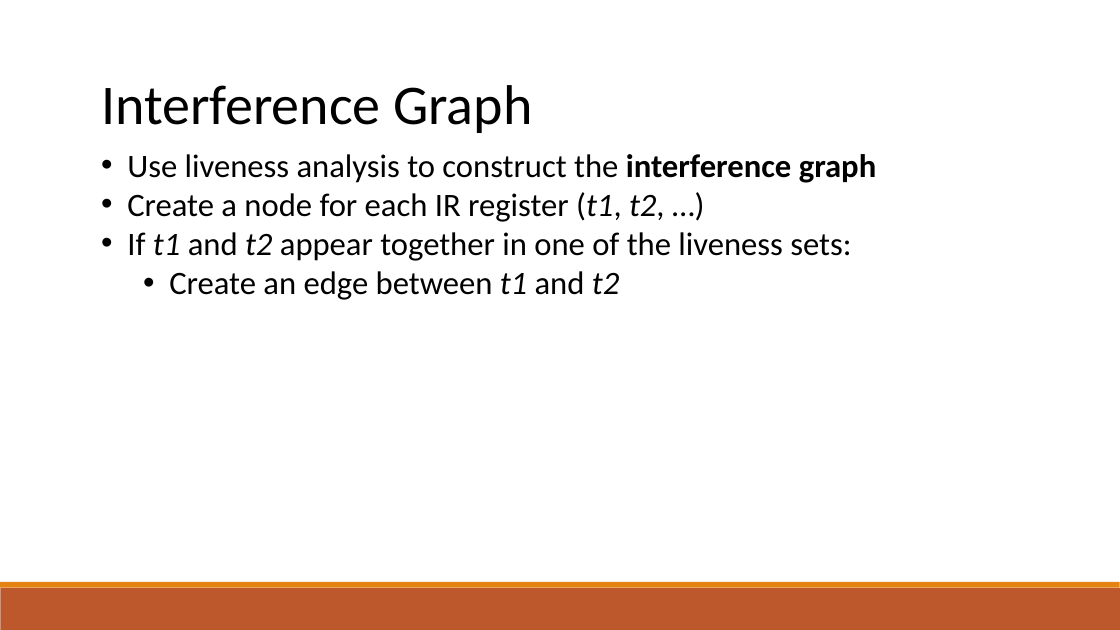
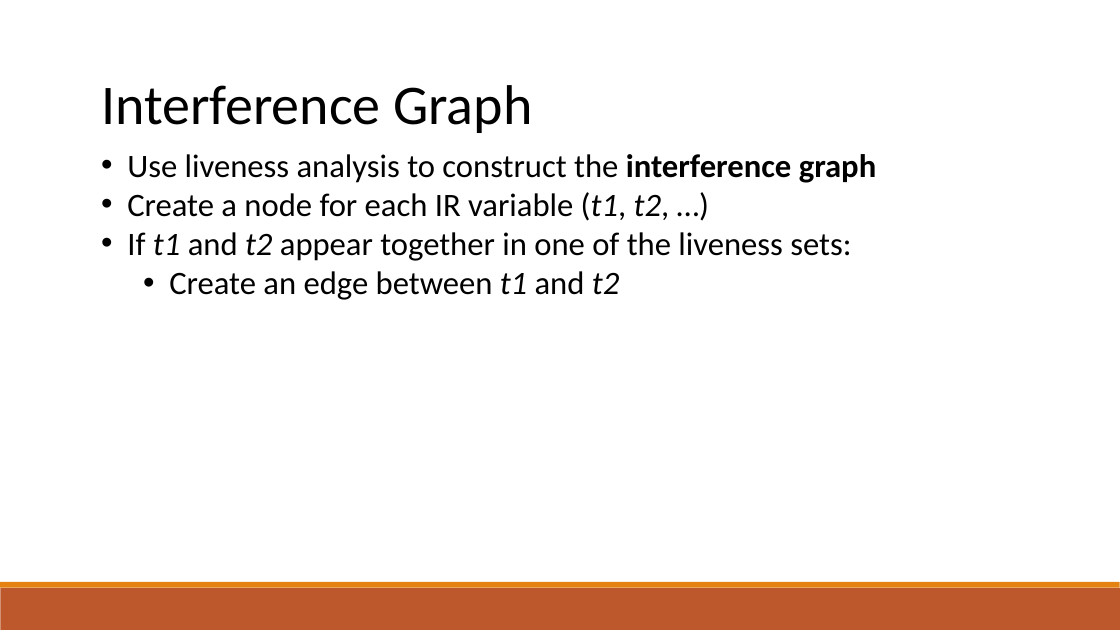
Before and after one commit to raghadzeidan/COMPILATION_TAU_FOR_STUDENTS, a slide deck: slide 45 of new_slides/register_allocation.pptx (slide 42 before the commit). Drawn at 1120x630 pixels with LibreOffice and Linux fonts; fonts in the diff are those of the drawing. Boxes give left, top, right and bottom in pixels: in the first picture for what was removed or moved away, otherwise in the second. Text is boxed around its words. In the diff, an @@ line names an element or a change of style, - is before the commit and + after.

```diff
--- a/new_slides/register_allocation.pptx
+++ b/new_slides/register_allocation.pptx
@@ text at bbox=[127, 192, 670, 221]: text changed @@
-• Create a node for each IR register (t1, t2, …)
+• Create a node for each IR variable (t1, t2, …)
```
Also in this commit, not shown: 3 other slides changed, 6 slides added, 1 other file.
